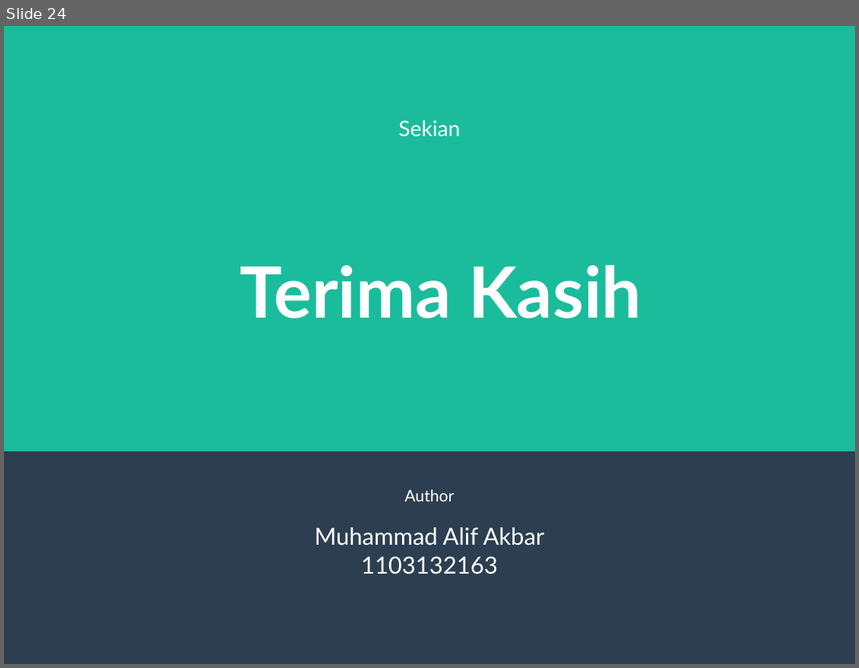
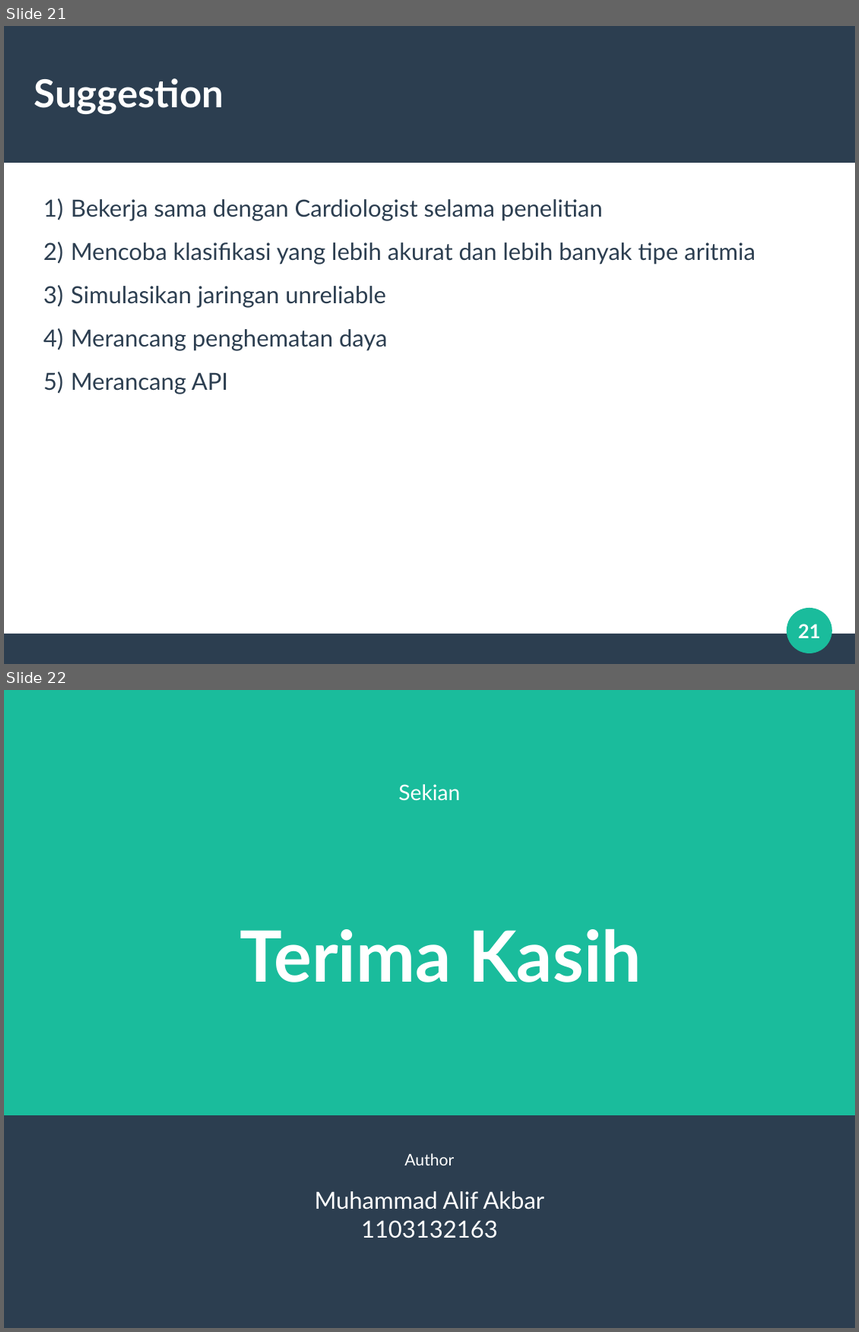
Before and after one commit to alifgiant/TA-Paper, a slide deck: presentation/Silde Sidang.odp. Shown one above the other, each under a label of ours: slide 24 before the commit, slides 21 and 22 after it. The pictures are 859x668 and 859x1332 pixels, drawn with LibreOffice and Linux fonts; fonts in the diff are those of the drawing. Boxes give left, top, right and bottom in pixels: in the first picture for what was removed or moved away, otherwise in the second. Text is boxed around its words. In the diff, an @@ line names an element or a change of style, - is before the commit and + after.

```diff
--- a/presentation/Silde Sidang.odp
+++ b/presentation/Silde Sidang.odp
@@ slide 21 added at [4, 26, 855, 664], background #FFFFFF @@
@@ rectangle added at [4, 26, 855, 163], fill #2C3E50 @@
@@ title added at [34, 78, 224, 114], 36 pt, text #FFFFFF, bold @@
+Suggestion
@@ text added at [71, 199, 756, 395], 22 pt, text #2C3E50 @@
+1) Bekerja sama dengan Cardiologist selama penelitian
+2) Mencoba klasifikasi yang lebih akurat dan lebih banyak tipe aritmia
+3) Simulasikan jaringan unreliable
+4) Merancang penghematan daya
+5) Merancang API
@@ ellipse added at [788, 608, 833, 654], fill #1ABC9C @@
@@ rectangle added at [4, 634, 855, 664], fill #2C3E50 @@
@@ page number added at [798, 624, 820, 639], 18 pt, text #FFFFFF, bold @@
+21
@@ what was slide 24 is now slide 22 @@
```
Also in this commit, not shown: 11 slides changed, 15 other slides added, 8 slides removed, 6 other files.
